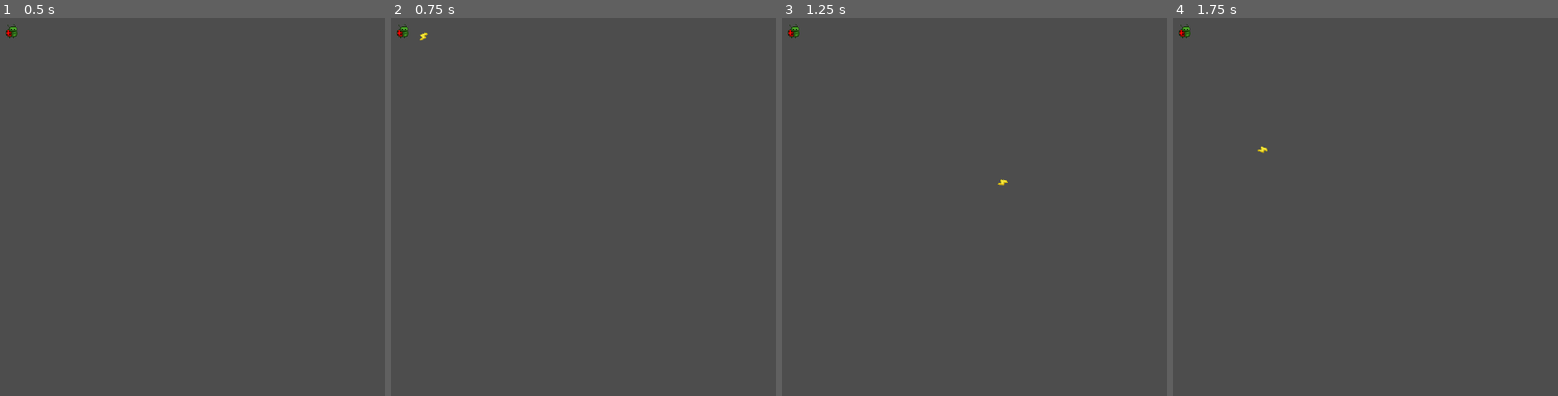
Above: before the commit, frames 1-4 (left to right).
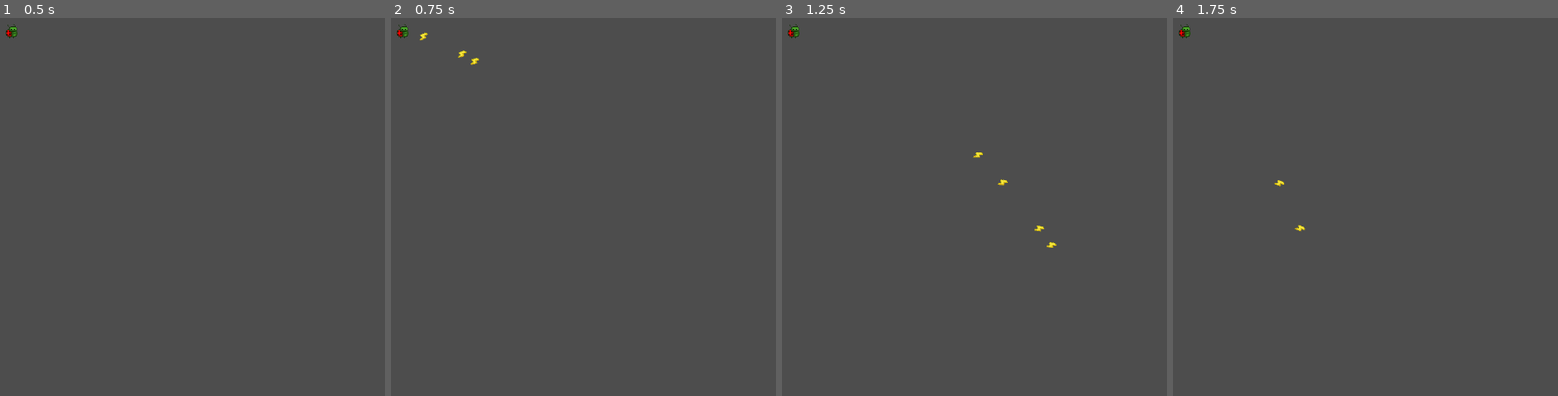
Above: after the commit, the same moments.

Repository: HypotheticalWhale/BabyThrowingSim
Game: Godot game, scene res://Scenes/Main.tscn
Two runs of this game, one before a commit and one after it. Both use one fixed random seed, a clock stepped at 60 frames per second and the inputs below.
Inputs (mouse positions are in pixels of both pictures, inside the frame that each line leads up to):
- Up to frame 1 (0.5 s): no input
- Up to frame 2 (0.75 s): tap Enter at 0.5 s; move the mouse to (outside the picture) at 0.52 s; hold Space (shoot) from 0.53 s (still down); click (outside the picture) at 0.67 s
- Up to frame 3 (1.25 s): keep holding Space (shoot)
- Up to frame 4 (1.75 s): move the mouse to (1334, 207) at 1.27 s; release Space (shoot) at 1.28 s; tap Space (shoot) at 1.35 s; click (1334, 207) at 1.42 s

Frame 1 is identical in both runs. In frame 2, less than 0.1% of the frame differs, in the area x 17-23%, y 8-13%; in frame 3, less than 0.1%, in the area x 49-72%, y 35-61%; in frame 4, less than 0.1%.

Commit message:
projectile is done

Diff:
--- a/Player/Player.gd
+++ b/Player/Player.gd
@@ -33,7 +33,7 @@
 	var angle = atan2(direction.y, direction.x)  # Calculate the angle in radians
 
 func _input(event):
-	if event is InputEventMouseButton and event.button_index == MOUSE_BUTTON_LEFT and event.pressed:
+	if Input.is_action_pressed("shoot"):
 		spawn_fireball()
 
 func spawn_fireball():
